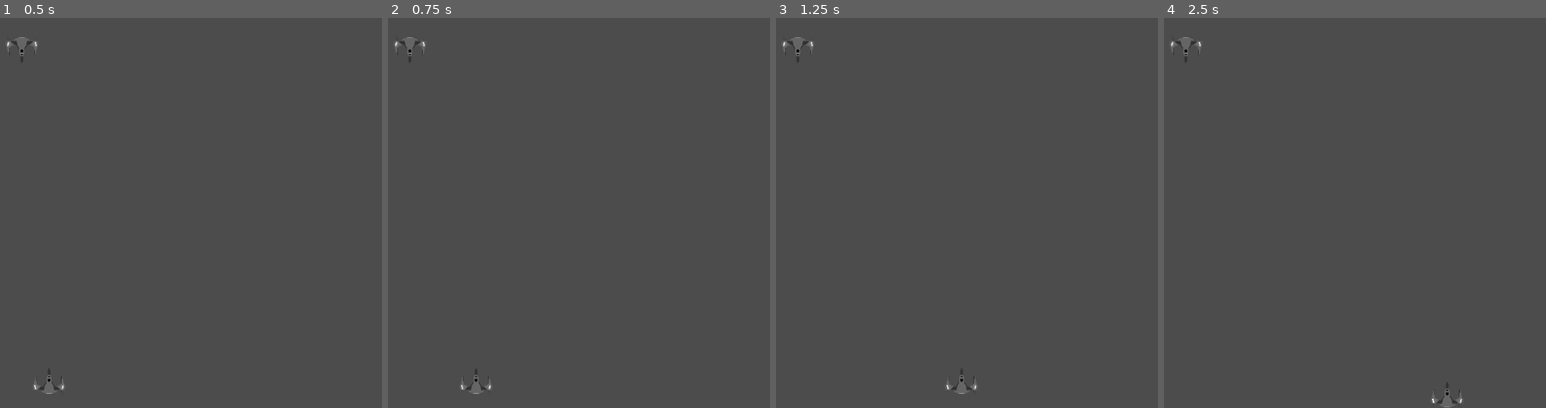
Above: before the commit, frames 1-4 (left to right).
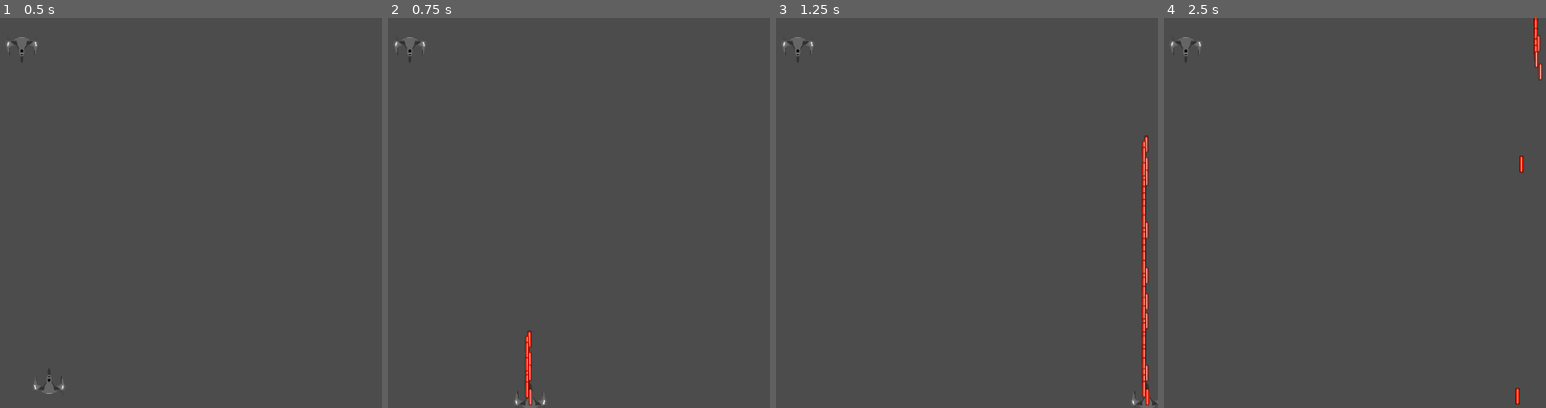
Above: after the commit, the same moments.

Repository: bstyn/SpaceShooter
Game: Godot game, scene res://src/nodes/MainScene.tscn
The game is run twice, just before and just after one commit, with the same random seed, the same clock (stepped at 60 frames per second) and the same inputs.
Inputs (mouse positions are in pixels of both pictures, inside the frame that each line leads up to):
- Up to frame 1 (0.5 s): no input
- Up to frame 2 (0.75 s): tap Enter at 0.5 s; move the mouse to (582, 193) at 0.52 s; hold D (move_right) from 0.53 s (still down); hold Space (shoot) from 0.53 s (still down); click (582, 193) at 0.67 s
- Up to frame 3 (1.25 s): keep holding D (move_right); keep holding Space (shoot)
- Up to frame 4 (2.5 s): move the mouse to (outside the picture) at 1.27 s; release D (move_right) at 1.28 s; release Space (shoot) at 1.28 s; hold S (move_down) 1.28-2.03 s; tap Space (shoot) at 1.35, 2 s; click (outside the picture) at 1.42 s; move the mouse to (1278, 127) at 2.02 s; hold D (move_right) from 2.03 s (still down); hold Space (shoot) from 2.03 s (still down); tap Enter at 2.1 s; click (1278, 127) at 2.17 s

Frame 1 is identical in both runs. In frame 2, 0.5% of the frame differs, in the area x 18-42%, y 80-100%; in frame 3, 1.2%, in the area x 44-100%, y 30-100%; in frame 4, 0.4%.

Commit message:
changes to bullet sprite / other changes

Diff:
--- a/Project_Interceptor/project.godot
+++ b/Project_Interceptor/project.godot
@@ -50,8 +50,7 @@
 }
 shoot={
 "deadzone": 0.5,
-"events": [ Object(InputEventMouseButton,"resource_local_to_scene":false,"resource_name":"","device":0,"alt":false,"shift":false,"control":false,"meta":false,"command":false,"button_mask":0,"position":Vector2( 0, 0 ),"global_position":Vector2( 0, 0 ),"factor":1.0,"button_index":1,"pressed":false,"doubleclick":false,"script":null)
-, Object(InputEventKey,"resource_local_to_scene":false,"resource_name":"","device":0,"alt":false,"shift":false,"control":false,"meta":false,"command":false,"pressed":false,"scancode":32,"physical_scancode":0,"unicode":0,"echo":false,"script":null)
+"events": [ Object(InputEventKey,"resource_local_to_scene":false,"resource_name":"","device":0,"alt":false,"shift":false,"control":false,"meta":false,"command":false,"pressed":false,"scancode":32,"physical_scancode":0,"unicode":0,"echo":false,"script":null)
  ]
 }
 
--- /dev/null
+++ b/Project_Interceptor/src/scripts/player/Laser_bullet.gd
@@ -0,0 +1,13 @@
+extends KinematicBody2D
+
+var vec = Vector2()
+
+func _ready():
+	print("Shooting projectile")
+	vec.y = -600
+
+func _physics_process(delta):
+	move_and_slide(vec)
+
+
+#needs to repair infinite spawn bug and position relative to spaceship (it should go JUST up-way)
--- a/Project_Interceptor/src/scripts/player/Player_spaceship.gd
+++ b/Project_Interceptor/src/scripts/player/Player_spaceship.gd
@@ -4,22 +4,30 @@
 
 var speed : int = 300
 
-var vel : Vector2 = Vector2()
+var vec : Vector2 = Vector2()
 
 onready var sprite : Sprite = get_node("Sprite")
 
 func _physics_process(delta):
 
-	vel.x = 0
-	vel.y = 0
+	vec.x = 0
+	vec.y = 0
 
 	if Input.is_action_pressed("move_left"):
-		vel.x -= speed
+		vec.x -= speed
 	if Input.is_action_pressed("move_right"):
-		vel.x += speed
+		vec.x += speed
 	if Input.is_action_pressed("move_down"):
-		vel.y += speed
+		vec.y += speed
 	if Input.is_action_pressed("move_up"):
-		vel.y -= speed
+		vec.y -= speed
+	if Input.is_action_pressed("shoot"):
+		shoot()
 
-	move_and_slide(vel, Vector2.UP)
+	move_and_slide(vec, Vector2.UP)
+
+func shoot():
+
+	var laser = load("res://src/nodes/Laser_bullet.tscn")
+	var bullet = laser.instance()
+	add_child_below_node(get_tree().get_root().get_node("MainScene"),bullet)
Binary file added: Project_Interceptor/addons/terminal/icon.png
Not shown, added: Project_Interceptor/addons/terminal/icon.png.import
Binary file changed: Project_Interceptor/src/assets/sprites/PngItem_1625645.png
Not shown, added: Project_Interceptor/.gitignore
Not shown, added: Project_Interceptor/LICENSE
Not shown, added: Project_Interceptor/README.md
